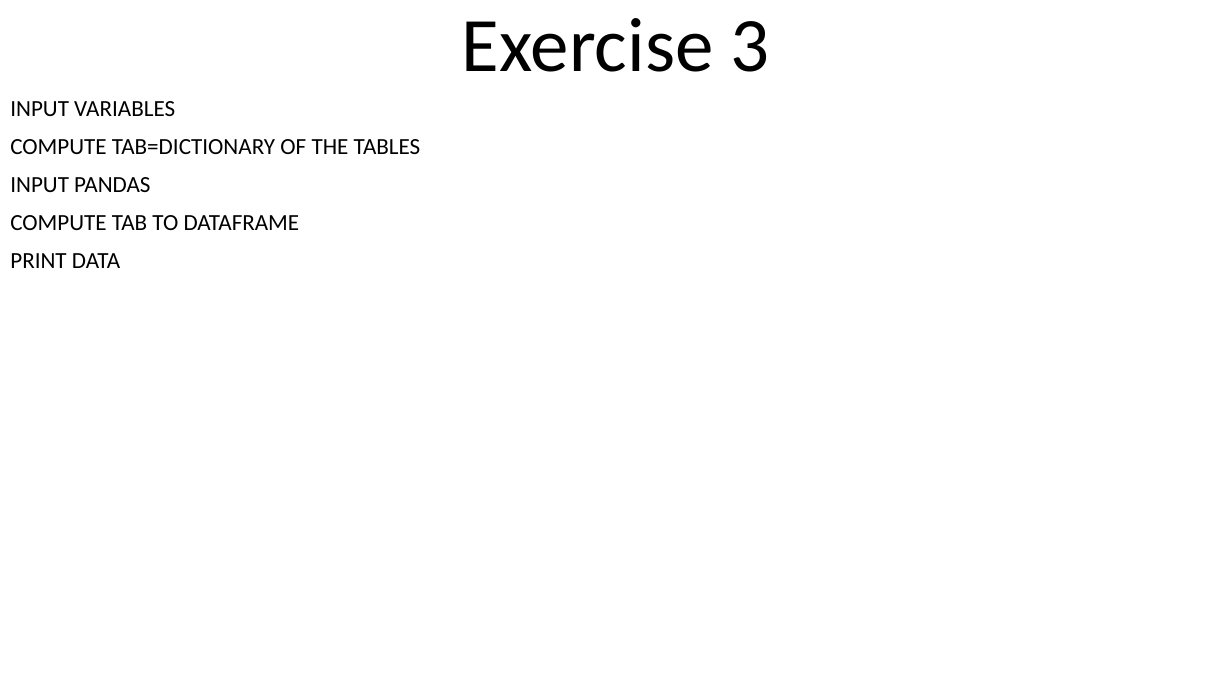
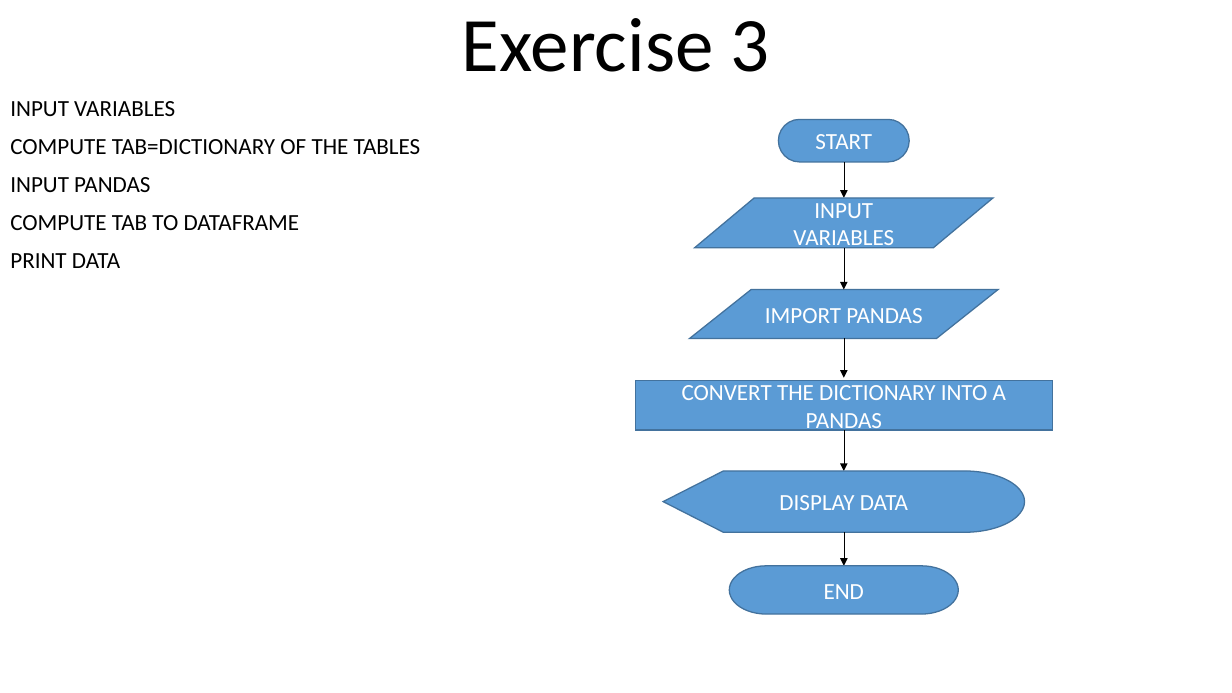
Before and after one commit to 3l4k/Lotanna_OkekeCSC102, a slide deck: slide 4 of Class Work 2.pptx. Drawn at 1232x693 pixels with LibreOffice and Linux fonts; fonts in the diff are those of the drawing. Boxes give left, top, right and bottom in pixels: in the first picture for what was removed or moved away, otherwise in the second. Text is boxed around its words. In the diff, an @@ line names an element or a change of style, - is before the commit and + after.

```diff
--- a/Class Work 2.pptx
+++ b/Class Work 2.pptx
@@ pill shape added at (x1=778, y1=119, x2=909, y2=162), fill #5B9BD5, outline #43739E 1 pt, 18 pt, text #FFFFFF @@
+START
@@ arrow added from (844, 162) to (844, 198), #000000 0.5 pt @@
@@ flow chart input output added at (x1=695, y1=198, x2=994, y2=248), fill #5B9BD5, outline #43739E 1 pt, 18 pt, text #FFFFFF @@
+INPUT VARIABLES
@@ arrow added from (844, 248) to (844, 289), #000000 0.5 pt @@
@@ flow chart input output added at (x1=689, y1=289, x2=998, y2=338), fill #5B9BD5, outline #43739E 1 pt, 18 pt, text #FFFFFF @@
+IMPORT PANDAS
@@ arrow added from (844, 338) to (844, 378), #000000 0.5 pt @@
@@ rectangle added at (x1=635, y1=381, x2=1053, y2=431), fill #5B9BD5, outline #43739E 1 pt, 18 pt, text #FFFFFF @@
+CONVERT THE DICTIONARY INTO A PANDAS
@@ arrow added from (844, 430) to (844, 471), #000000 0.5 pt @@
@@ flow chart display added at (x1=664, y1=471, x2=1025, y2=532), fill #5B9BD5, outline #43739E 1 pt, 18 pt, text #FFFFFF @@
+DISPLAY DATA
@@ arrow added from (844, 532) to (844, 566), #000000 0.5 pt @@
@@ pill shape added at (x1=729, y1=566, x2=958, y2=614), fill #5B9BD5, outline #43739E 1 pt, 18 pt, text #FFFFFF @@
+END
```
Also in this commit, not shown: 4 other slides changed.
